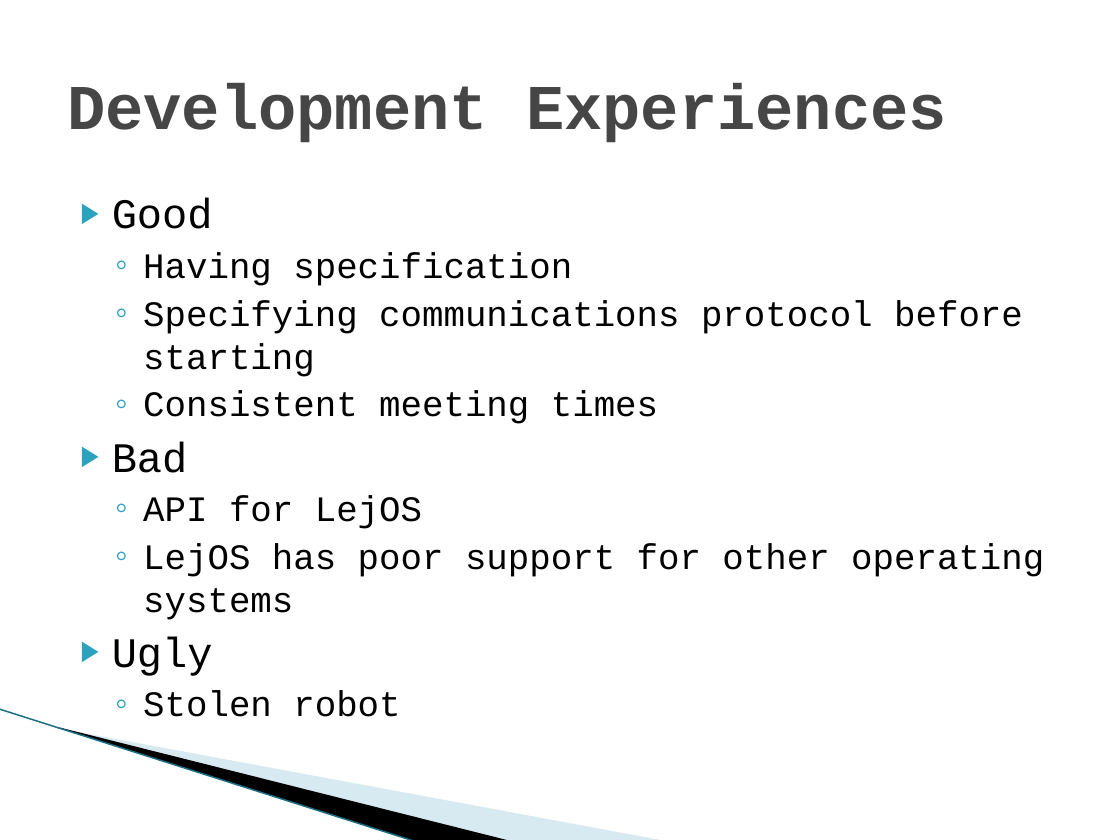
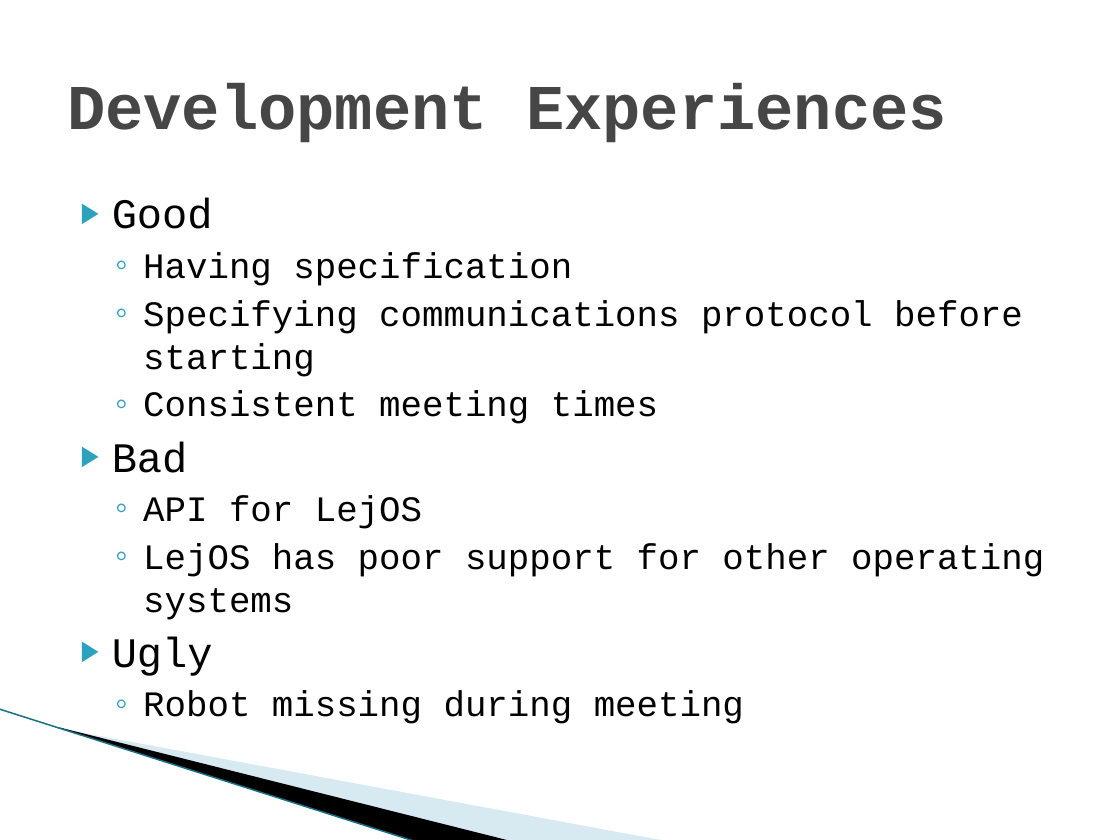
Before and after one commit to dmb2bt/CS3240-Group-19, a slide deck: slide 3 of Presentations/RoboticorpLab09.pptx. Drawn at 1120x840 pixels with LibreOffice and Linux fonts; fonts in the diff are those of the drawing; background and template pictures are left out. Boxes give left, top, right and bottom in pixels: in the first picture for what was removed or moved away, otherwise in the second. Text is boxed around its words. In the diff, an @@ line names an element or a change of style, - is before the commit and + after.

Commit message:
new presentation

```diff
--- a/Presentations/RoboticorpLab09.pptx
+++ b/Presentations/RoboticorpLab09.pptx
@@ text at (x1=143, y1=691, x2=744, y2=724): text changed @@
-  ◦ Stolen robot
+  ◦ Robot missing during meeting
```
Also in this commit, not shown: 1 other file.
